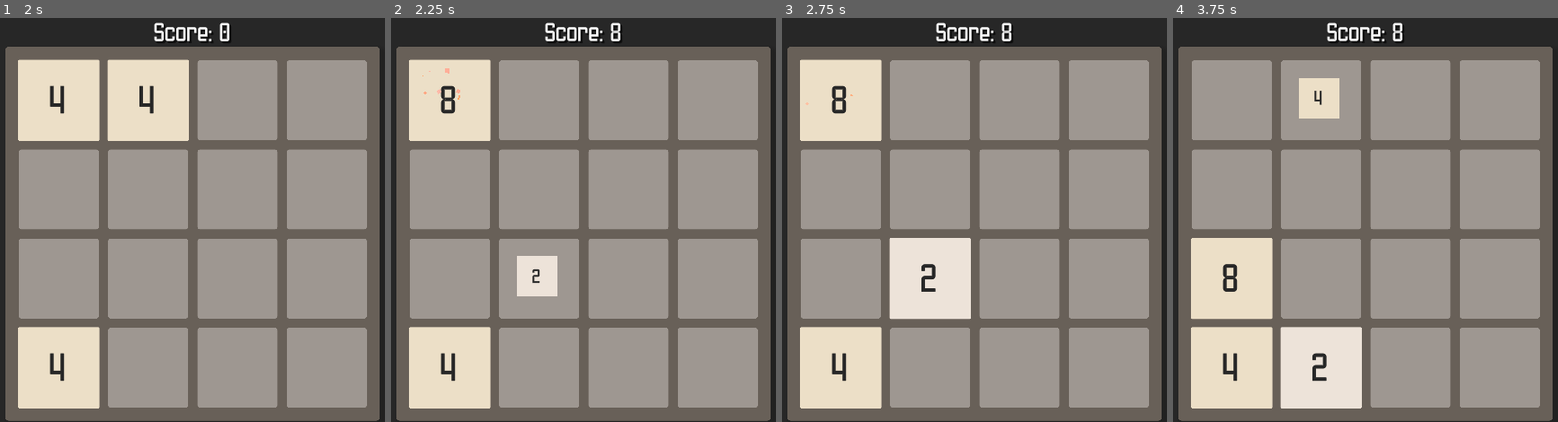
Above: before the commit, frames 1-4 (left to right).
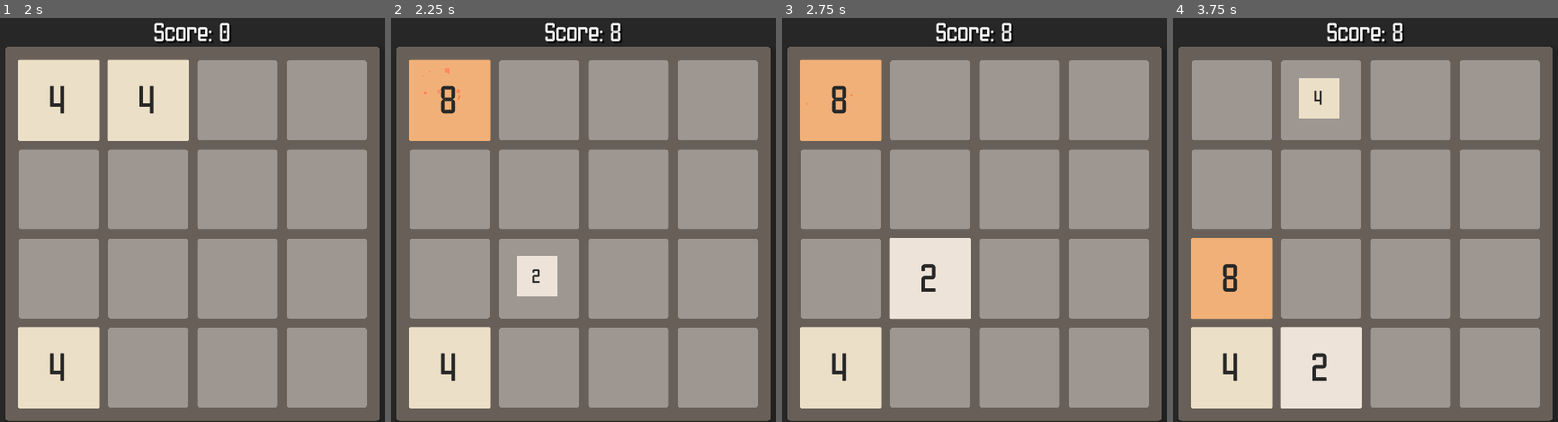
Above: after the commit, the same moments.

Repository: rxn7/2x
Game: Godot game, scene res://scenes/game.tscn
Two runs of this game, one before a commit and one after it. Both use one fixed random seed, a clock stepped at 60 frames per second and the inputs below.
Inputs (mouse positions are in pixels of both pictures, inside the frame that each line leads up to):
- Up to frame 1 (2 s): tap Enter at 0.5 s; move the mouse to (157, 300) at 0.52 s; hold Up (slide_up) 0.53-1.25 s; tap J at 0.6 s; click (157, 300) at 0.67 s; tap Space at 1.25 s; drag from (outside the picture) to (157, 300) at 1.27 s
- Up to frame 2 (2.25 s): tap Enter at 2 s; move the mouse to (outside the picture) at 2.02 s; hold Left (slide_left) from 2.03 s (still down); hold Enter from 2.03 s (still down)
- Up to frame 3 (2.75 s): keep holding Left (slide_left); keep holding Enter
- Up to frame 4 (3.75 s): release Left (slide_left) at 2.75 s; release Enter at 2.75 s; tap Space at 2.75 s; drag from (1400, 220) to (outside the picture) at 2.77 s; tap Enter at 3.5 s; move the mouse to (1257, 119) at 3.52 s; hold Down (slide_down) from 3.53 s (still down); hold Ctrl from 3.53 s (still down)

Frame 1 is identical in both runs. In frame 2, 4.2% of the frame differs, in the area x 4-26%, y 10-31%; in frame 3, 4.2%; in frame 4, 4.1%.

Commit message:
New color palette

Diff:
--- a/resources/color_map.tres
+++ b/resources/color_map.tres
@@ -4,4 +4,16 @@
 
 [resource]
 script = ExtResource("1_isb77")
-color_map = Array[Color]([Color(0.933333, 0.894118, 0.854902, 1), Color(0.929412, 0.878431, 0.784314, 1), Color(0.94902, 0.694118, 0.47451, 1), Color(0.960784, 0.584314, 0.388235, 1), Color(0.964706, 0.486275, 0.372549, 1), Color(0.964706, 0.368627, 0.231373, 1), Color(0.929412, 0.811765, 0.447059, 1), Color(0.929412, 0.8, 0.380392, 1), Color(0.929412, 0.784314, 0.313726, 1), Color(0.929412, 0.772549, 0.247059, 1), Color(0.929412, 0.760784, 0.180392, 1)])
+color_map = {
+2: Color(0.933333, 0.894118, 0.854902, 1),
+4: Color(0.929412, 0.878431, 0.784314, 1),
+8: Color(0.94902, 0.694118, 0.47451, 1),
+16: Color(0.960784, 0.584314, 0.388235, 1),
+32: Color(0.964706, 0.486275, 0.372549, 1),
+64: Color(0.964706, 0.368627, 0.231373, 1),
+128: Color(0.929412, 0.811765, 0.447059, 1),
+256: Color(0.929412, 0.8, 0.380392, 1),
+512: Color(0.929412, 0.784314, 0.313726, 1),
+1024: Color(0.929412, 0.772549, 0.247059, 1),
+2048: Color(0.929412, 0.760784, 0.180392, 1)
+}
--- a/scripts/color_map.gd
+++ b/scripts/color_map.gd
@@ -3,12 +3,19 @@
 
 const LOG2: float = 1.0 / log(2.0)
 
-@export var color_map: Array[Color]
+@export var color_map: Dictionary = {
+    2: Color.MAGENTA,
+    4: Color.MAGENTA,
+    8: Color.MAGENTA,
+    16: Color.MAGENTA,
+    32: Color.MAGENTA,
+    64: Color.MAGENTA,
+    128: Color.MAGENTA,
+    256: Color.MAGENTA,
+    512: Color.MAGENTA,
+    1024: Color.MAGENTA,
+    2048: Color.MAGENTA,
+}
 
 func get_color(value: int) -> Color:
-	var index: int = log(value) * LOG2- 1
-
-	if index < 0 or index >= color_map.size():
-		return Color.MAGENTA
-
-	return color_map[index]
+	return color_map.get(value, Color.MAGENTA)
--- a/scripts/game.gd
+++ b/scripts/game.gd
@@ -118,7 +118,7 @@
 	for i in 3:
 		var curr_tile: Tile = tiles[row[i]]
 		var next_tile: Tile = tiles[row[i + 1]]
-		if curr_tile != null and next_tile != null and curr_tile.value == next_tile.value:
+		if curr_tile != null and next_tile != null and curr_tile.value != 0 and curr_tile.value == next_tile.value:
 			curr_tile.double()
 			score += curr_tile.value
 			remove_tile(row[i + 1])
